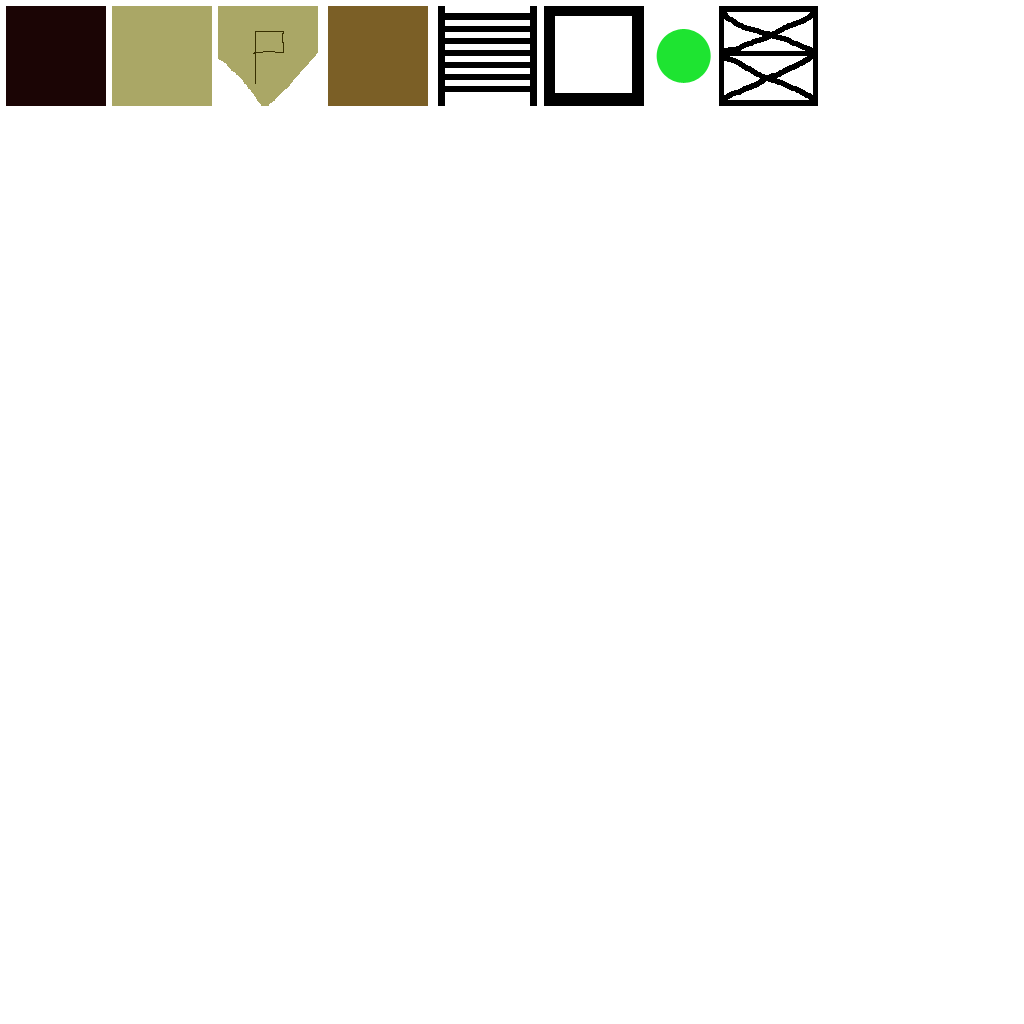
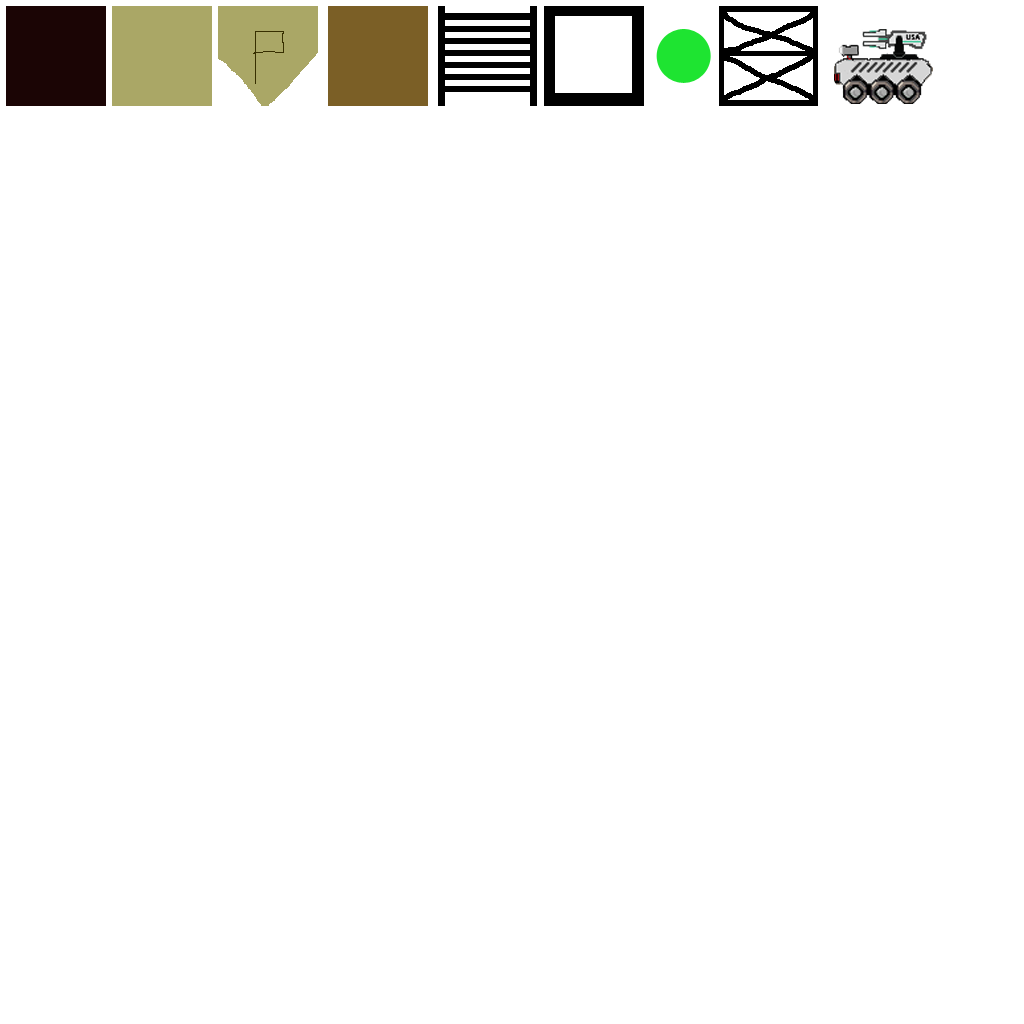
Layer changes from the first w=1024, h=1024 image to the second:
added layer "New Player" above "old player" over [834, 29, 933, 104]
